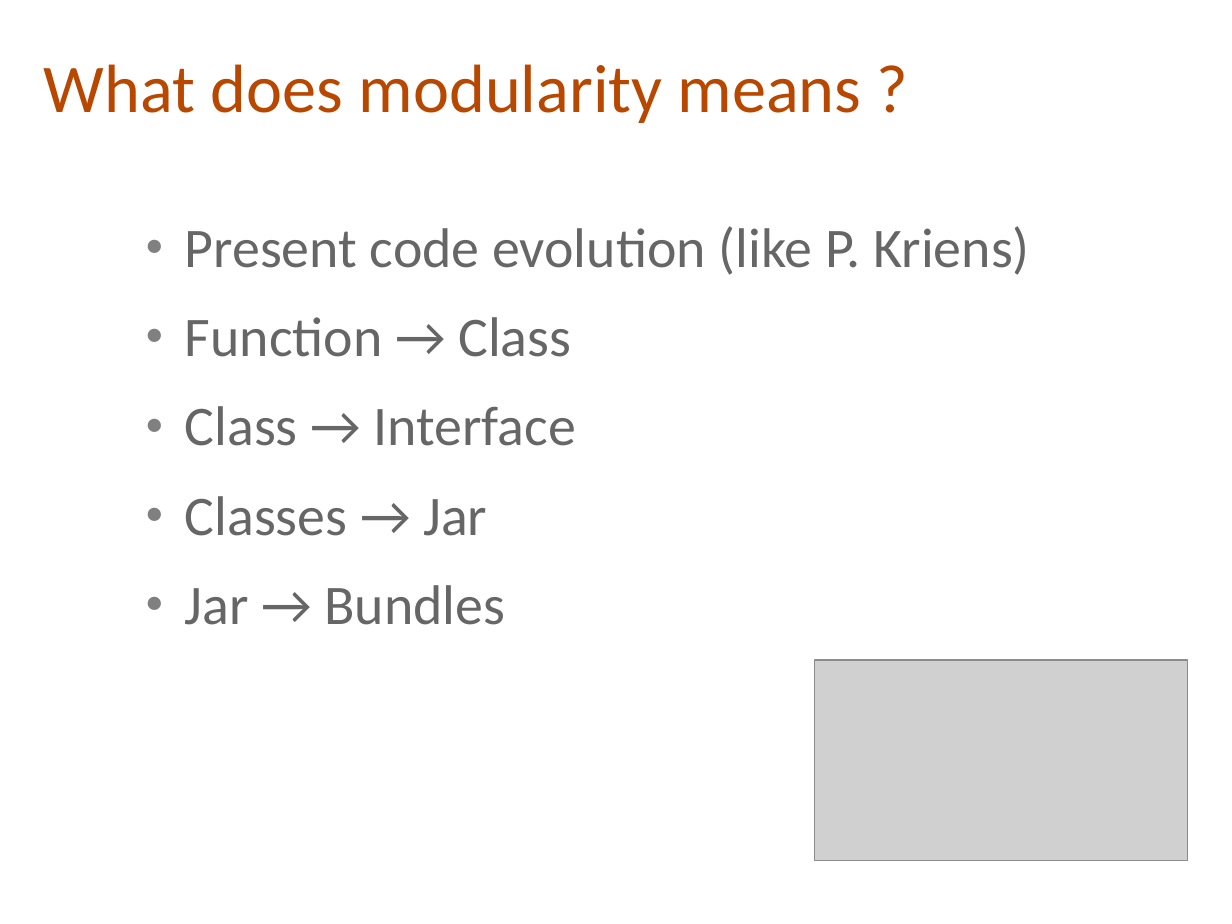
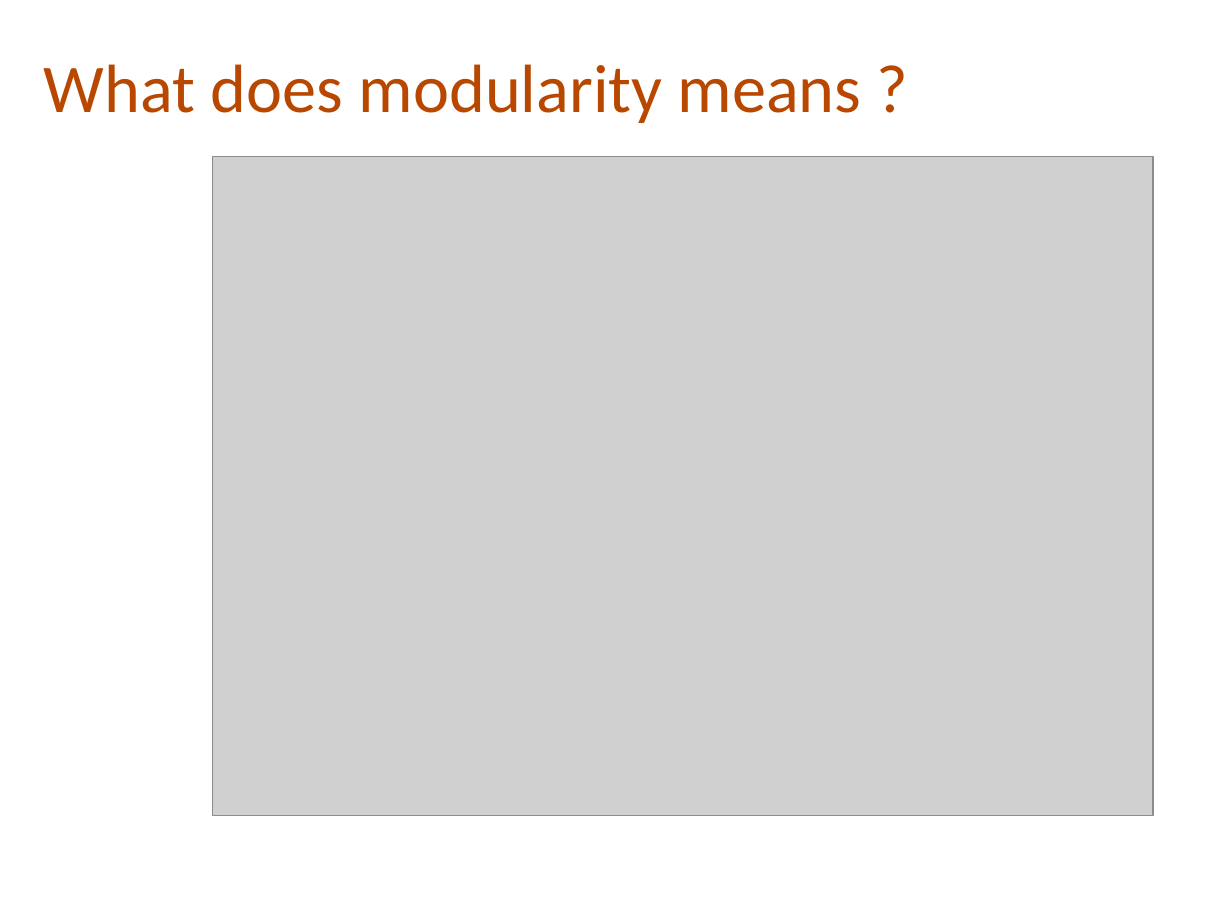
Before and after one commit to cmoulliard/apachecon-2012, a slide deck: slide 10 of karaf-ee-apachecon_eu_2012.odp (slide 8 before the commit). Drawn at 1232x924 pixels with LibreOffice and Linux fonts; fonts in the diff are those of the drawing; grey boxes stand for pictures; background and template pictures are left out. Boxes give left, top, right and bottom in pixels: in the first picture for what was removed or moved away, otherwise in the second. Text is boxed around its words. In the diff, an @@ line names an element or a change of style, - is before the commit and + after.

```diff
--- a/karaf-ee-apachecon_eu_2012.odp
+++ b/karaf-ee-apachecon_eu_2012.odp
@@ picture: place and size @@
-picture at <box>815,661,1188,862</box>
+picture at <box>212,157,1154,816</box>
@@ text removed at <box>185,226,1030,625</box> @@
-● Present code evolution (like P. Kriens)
-● Function → Class
-● Class → Interface
-● Classes → Jar
-● Jar → Bundles
```
Also in this commit, not shown: 10 other slides changed, 9 slides added, 3 slides removed, 5 other files.
